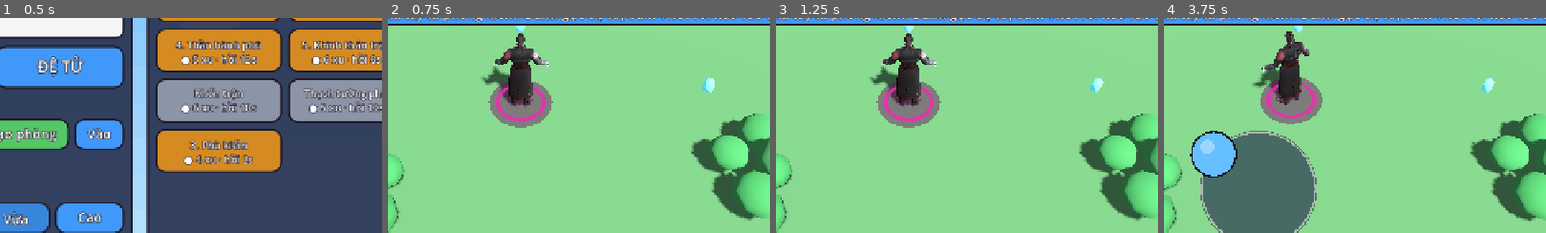
Above: before the commit, frames 1-4 (left to right).
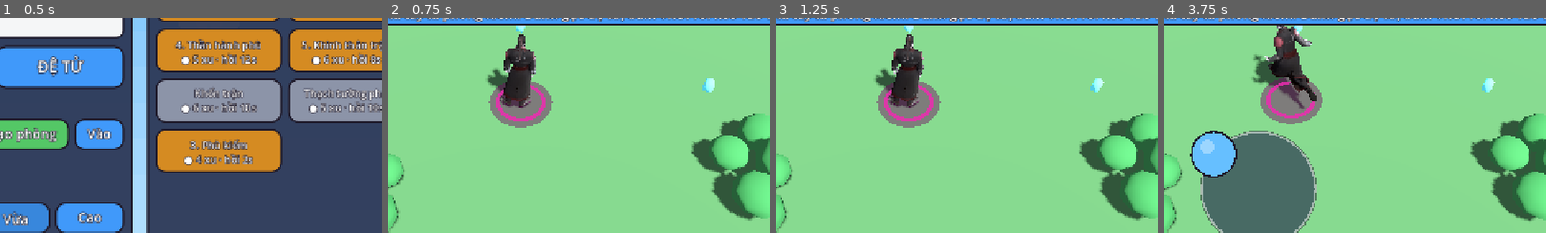
Above: after the commit, the same moments.

Repository: quanace11/gametienty
Game: Godot game, scene res://main.tscn
The game is run twice, just before and just after one commit, with the same random seed, the same clock (stepped at 60 frames per second) and the same inputs.
Inputs (mouse positions are % of the whole screen's width and height, from its top left):
- Up to frame 1 (0.5 s): no input
- Up to frame 2 (0.75 s): click "MA TU" at 0.5 s
- Up to frame 3 (1.25 s): no input
- Up to frame 4 (3.75 s): drag from (90, 11) to (60, 28) at 1.27 s; drag from (30, 55) to (45, 70) at 2.02 s; move the mouse to (60, 28) at 2.77 s; hold D (move_right) 2.78-3.5 s; tap Tab (spectate_next) at 2.85 s; drag from (45, 70) to (20, 35) at 3.52 s
The pictures show only the part of the screen within x 33-83%, y 30-80%; the shares and areas given below are measured in that part.

Frame 1 is identical in both runs. In frame 2, 1.3% of the frame differs, in the area x 24-42%, y 7-42%; in frame 3, 1.2%; in frame 4, 2.6%, in the area x 22-40%, y 3-43%.

Commit message:
Sửa ma tu đứng im: tìm xương theo tên có dấu gạch dưới
GLB xuất từ Godot đổi dấu chấm trong tên xương thành gạch dưới (upperarm.l thành
upperarm_l), nên game không tìm thấy xương tay và chân của ma tu, chỉ cử động cả người.
Thử thêm tên đã đổi khi tìm xương và track động tác.

Co-Authored-By: Claude Opus 5.5 (1M context) <noreply@anthropic.com>
Claude-Session: https://claude.ai/code/session_01C7tkyEiYdqTZQg2wAYwBLZ

Diff:
--- a/Player/player_character.gd
+++ b/Player/player_character.gd
@@ -266,8 +266,13 @@
 	if found.is_empty():
 		return
 	var skeleton := found[0] as Skeleton3D
+	var names: Array[String] = [] # tên thật trong tệp: GLB xuất từ Godot đổi "." thành "_" (upperarm_l)
 	for bone_name in BONES:
 		var i := skeleton.find_bone(bone_name)
+		if i < 0:
+			bone_name = bone_name.replace(".", "_")
+			i = skeleton.find_bone(bone_name)
+		names.append(bone_name)
 		if i < 0:
 			push_warning("Mô hình thiếu xương %s, chỉ cử động cả người" % bone_name)
 			_bone_ids.clear()
@@ -283,7 +288,7 @@
 			continue
 		var anim := player.get_animation(CLIPS[clip])
 		var tracks := PackedInt32Array()
-		for bone_name in BONES:
+		for bone_name in names:
 			tracks.append(anim.find_track(NodePath("%s:%s" % [skel_path, bone_name]), Animation.TYPE_ROTATION_3D))
 		tracks.append(anim.find_track(NodePath("%s:hips" % skel_path), Animation.TYPE_POSITION_3D))
 		_clips[clip] = anim
